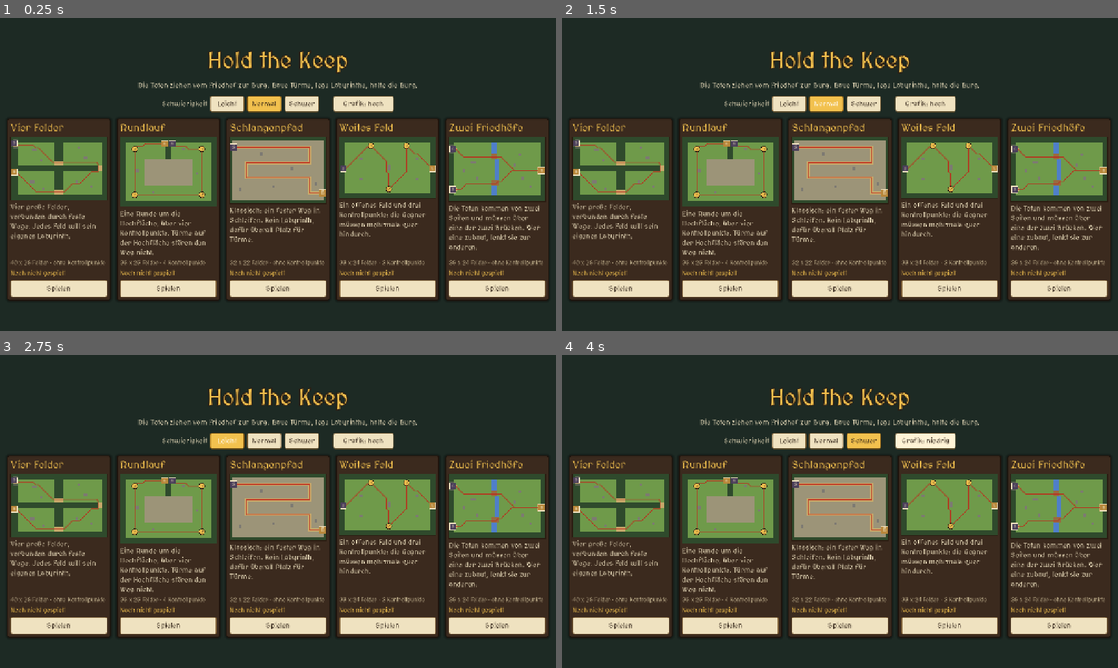
Above: before the commit, frames 1-4 (two rows, left to right).
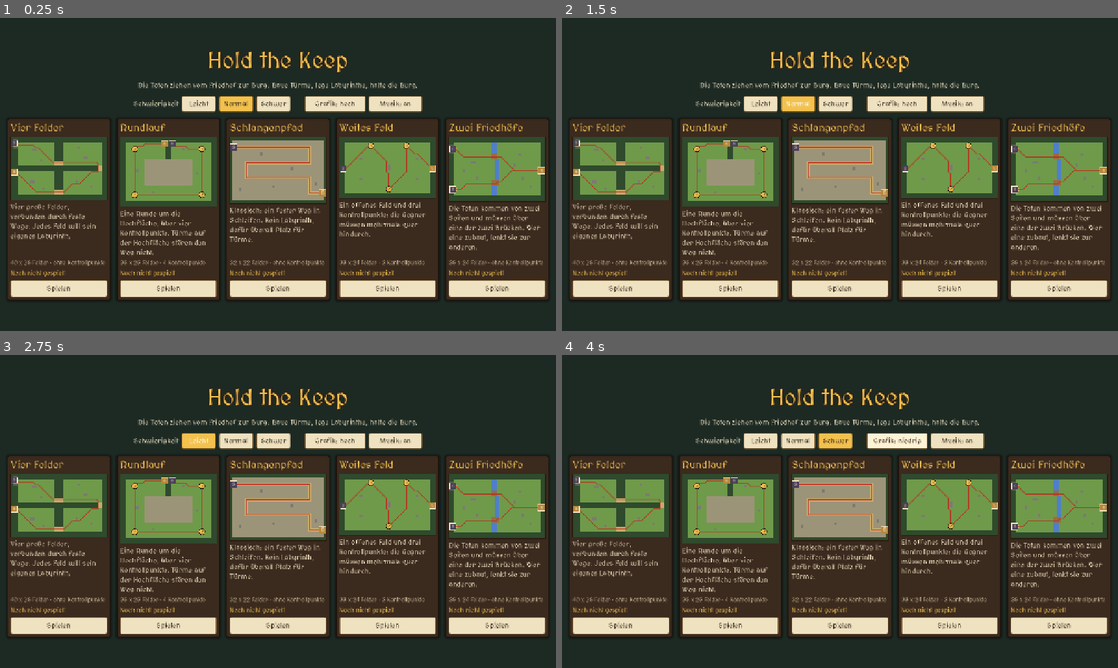
Above: after the commit, the same moments.

Repository: aikitori/hold-the-keep
Game: Godot game, scene res://scenes/menu.tscn
The game is run twice, just before and just after one commit, with the same random seed, the same clock (stepped at 60 frames per second) and the same inputs.
Inputs:
- Up to frame 1 (0.25 s): no input
- Up to frame 2 (1.5 s): click "Normal" at 0.5 s; click "Normal" at 1.25 s
- Up to frame 3 (2.75 s): click "Leicht" at 2 s
- Up to frame 4 (4 s): click "Schwer" at 2.75 s; click "Grafik: hoch" at 3.5 s

The runs differ from the first frame. In frame 1, 1.7% of the frame differs, in the area x 24-76%, y 24-31%; in frame 2, 1.7%; in frame 3, 1.5%; in frame 4, 1.7%.

Commit message:
Musik: erzeugte Schleifen für Bauzeit und Wellen, im Menü abschaltbar
Co-Authored-By: Claude Opus 5.5 <noreply@anthropic.com>

Diff:
--- a/scripts/dev/logic_test.gd
+++ b/scripts/dev/logic_test.gd
@@ -312,6 +312,8 @@
 	add_child(main)
 	await get_tree().process_frame
 	_check(main.gold == Defs.DIFFICULTIES[&"normal"]["gold"] and main.lives == 20, "Normal: 90 Gold, 20 Leben")
+	_check(Sfx._music_id == &"build" and Sfx.MUSIC[&"battle"].loop_mode == AudioStreamWAV.LOOP_FORWARD,
+			"Baumusik gewählt, Musik läuft als Schleife")
 	_test_touch_drag(main)
 	main.set_paused(true)
 	var before: float = main.countdown
--- a/scripts/main.gd
+++ b/scripts/main.gd
@@ -89,6 +89,7 @@
 		ability_wait[id] = 0.0
 	hud.pause_pressed.connect(func() -> void: set_paused(not get_tree().paused))
 	hud.toast("Baue Türme und lege ein Labyrinth: die Toten kommen vom Friedhof!")
+	Sfx.music(&"build")
 
 
 # --- Welt -------------------------------------------------------------------------
@@ -332,6 +333,7 @@
 		else:
 			countdown = Defs.WAVE_BREAK
 			_pay_interest()
+			Sfx.music(&"build")
 	hud.update_stats(gold, lives, wave, countdown if _queue.is_empty() else 0.0, _speed, endless)
 	if _selected != null:
 		hud.show_tower(_selected, gold)
@@ -348,6 +350,7 @@
 		label = "Luftangriff! Geister fliegen über das Labyrinth"
 	hud.toast("Welle %d: %s" % [wave, label])
 	Sfx.play(&"wave")
+	Sfx.music(&"battle")
 
 
 func _pay_interest() -> void:
@@ -365,6 +368,7 @@
 	game_over = false
 	countdown = Defs.WAVE_BREAK
 	hud.hide_end()
+	Sfx.music(&"build")
 	hud.toast("Endlosmodus: wie lange hält die Burg?")
 
 
@@ -479,6 +483,7 @@
 	if won:
 		Settings.record(map_id, wave, true)
 	hud.show_end(won, wave)
+	Sfx.music(&"")
 	Sfx.play(&"victory" if won else &"defeat")
 
 
--- a/scripts/menu.gd
+++ b/scripts/menu.gd
@@ -15,6 +15,7 @@
 
 func _ready() -> void:
 	Engine.time_scale = 1.0
+	Sfx.music(&"build")
 	set_anchors_preset(Control.PRESET_FULL_RECT)
 	theme = Hud.make_theme()
 	var background := ColorRect.new()
@@ -105,6 +106,14 @@
 		Settings.set_low_graphics(not Settings.low_graphics)
 		show.call())
 	row.add_child(graphics)
+	var music := Button.new()
+	music.custom_minimum_size = Vector2(150, 44)
+	music.text = "Musik: an" if Sfx.music_on else "Musik: aus"
+	music.pressed.connect(func() -> void:
+		Sfx.play(&"click")
+		Sfx.set_music_on(not Sfx.music_on)
+		music.text = "Musik: an" if Sfx.music_on else "Musik: aus")
+	row.add_child(music)
 	return row
 
 
--- a/scripts/sfx.gd
+++ b/scripts/sfx.gd
@@ -2,6 +2,8 @@
 ## Klänge (Autoload "Sfx"): Sfx.play(&"click") oder Sfx.play_at(&"arrow", position) für Geräusche auf der
 ## Karte, die nur zu hören sind, wenn die Stelle im Bild ist. Häufige Klänge werden begrenzt, damit viele
 ## Türme nicht zu einem Dauerrauschen werden. Ton an/aus wird in user://settings.cfg gespeichert.
+## Musik: Sfx.music(&"build") / Sfx.music(&"battle") blendet über, Sfx.music(&"") blendet aus. Die Schleifen
+## erzeugt tools/make_music.py.
 
 const SETTINGS := "user://settings.cfg"
 const VOICES := 24
@@ -20,7 +22,15 @@
 ## Ohne Tonhöhen-Streuung (Musik und Oberfläche).
 const STEADY: Array[StringName] = [&"wave", &"victory", &"defeat", &"click", &"error"]
 
+const MUSIC := {&"build": preload("res://assets/audio/music_build.wav"), &"battle": preload("res://assets/audio/music_battle.wav")}
+const MUSIC_DB := -13.0
+const SILENT_DB := -40.0
+const FADE := 1.5
+
 var muted := false
+var music_on := true
+var _music: Array[AudioStreamPlayer] = []
+var _music_id: StringName = &""
 var _streams: Dictionary = {}
 var _players: Array[AudioStreamPlayer] = []
 var _last: Dictionary = {}
@@ -34,9 +44,14 @@
 		var player := AudioStreamPlayer.new()
 		add_child(player)
 		_players.append(player)
+	for i in 2:
+		var player := AudioStreamPlayer.new()
+		add_child(player)
+		_music.append(player)
 	var config := ConfigFile.new()
 	if config.load(SETTINGS) == OK:
 		muted = config.get_value("audio", "muted", false)
+		music_on = config.get_value("audio", "music", true)
 	_apply_mute()
 
 
@@ -71,9 +86,42 @@
 	play(id)
 
 
+## Musik wechseln: der neue Titel blendet ein, der alte aus. Gleicher Titel läuft einfach weiter.
+func music(id: StringName) -> void:
+	if id == _music_id:
+		return
+	_music_id = id
+	_play_music()
+
+
+func set_music_on(value: bool) -> void:
+	music_on = value
+	var config := ConfigFile.new()
+	config.load(SETTINGS)
+	config.set_value("audio", "music", music_on)
+	config.save(SETTINGS)
+	_play_music()
+
+
+func _play_music() -> void:
+	var old := _music[0] if _music[0].playing else _music[1]
+	var fresh := _music[1] if old == _music[0] else _music[0]
+	if old.playing:
+		var out := create_tween()
+		out.tween_property(old, "volume_db", SILENT_DB, FADE)
+		out.tween_callback(old.stop)
+	if not music_on or muted or _music_id == &"":
+		return
+	fresh.stream = MUSIC[_music_id]
+	fresh.volume_db = SILENT_DB
+	fresh.play()
+	create_tween().tween_property(fresh, "volume_db", MUSIC_DB, FADE)
+
+
 func set_muted(value: bool) -> void:
 	muted = value
 	_apply_mute()
+	_play_music()
 	var config := ConfigFile.new()
 	config.load(SETTINGS)
 	config.set_value("audio", "muted", muted)
Not shown, added: assets/audio/music_battle.wav.import
Not shown, added: assets/audio/music_build.wav.import
Not shown, changed: CLAUDE.md
Not shown, added: assets/audio/music_battle.wav
Not shown, added: assets/audio/music_build.wav
Not shown, changed: docs/GAME_DESIGN.md
Not shown, added: tools/make_music.py
